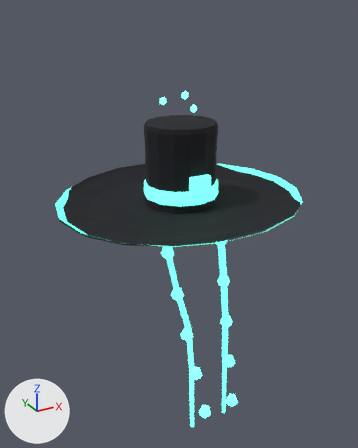
What one commit did to the glTF model assets3d/gear/gear_gat_t5.glb.
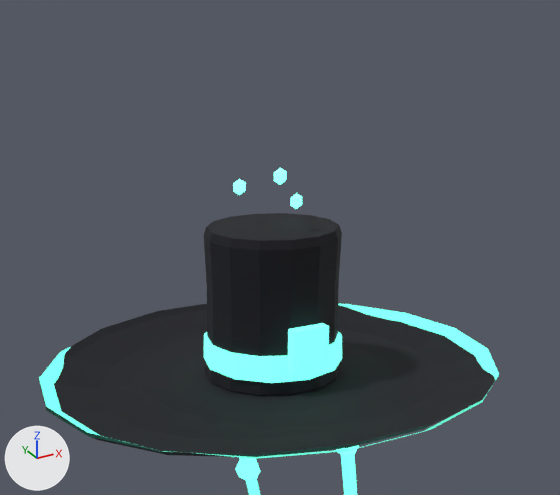
There are two pictures of each version: one whole from a 50 mm lens placed at (-0.784, -1.412, 2.29), pointed at (-0.001, 0.013, 1.578), one close up on the part from 10% to 94% of the width and 0% to 60% of the height. The axes (+X, +Y, +Z) are drawn at lower left. The lights are the same throughout. The last two pictures show the newer version. Vertices at exactly the same position are counted once.

The first close-up shows 'gear_gat_t5'.
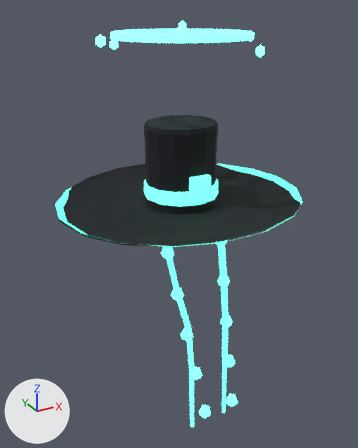
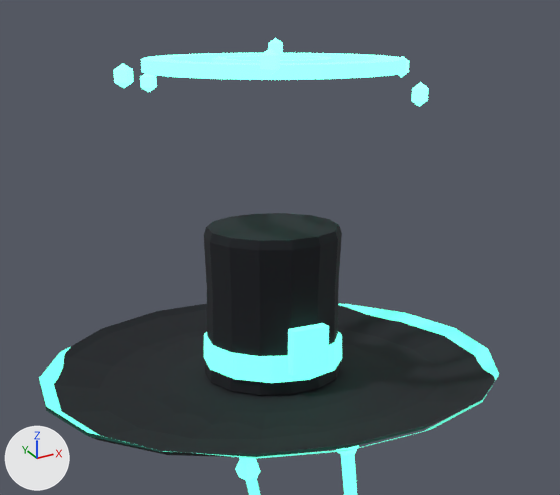
Location of each change, [x1, y1, x2, y2] in pixels of the close-ups (560 x 495 px; the box of a moved part takes in the faces that stretch with it):
'gear_gat_t5', reshaped
    before: [39, 168, 499, 495]
    after: [39, 38, 499, 495]
part 1 of me_gear_gat_t5, moved or reshaped
    before: [290, 193, 302, 209]
    after: [397, 56, 409, 78]
part 2 of me_gear_gat_t5, moved or reshaped
    before: [233, 179, 246, 195]
    after: [268, 38, 283, 53]
part 3 of me_gear_gat_t5, moved or reshaped
    before: [274, 168, 287, 185]
    after: [140, 73, 157, 92]
part 4 of me_gear_gat_t5, added
    after: [113, 63, 134, 88]
part 5 of me_gear_gat_t5, added (green)
    after: [260, 48, 280, 76]
part 6 of me_gear_gat_t5, added
    after: [411, 82, 429, 107]
part 7 of me_gear_gat_t5, added (green)
    after: [141, 53, 406, 80]
part 8 of me_gear_gat_t5, added (green)
    after: [212, 55, 335, 63]

Edits to the bpy script that builds the scene:
```text
Add mat_m__5fe3c0_glow_004:
    mat_m__5fe3c0_glow_004 = principled_material('M_#5FE3C0_glow.004')
    mat_m__5fe3c0_glow_004.base_color = (0.114, 0.774, 0.536)  # green #5fe4c1
    mat_m__5fe3c0_glow_004.roughness = 0.9
    mat_m__5fe3c0_glow_004.emission_color = (0.147, 1.0, 0.692)  # green #6bffd9
    mat_m__5fe3c0_glow_004.emission_strength = 2.478
Change me_gear_gat_t5:
    used by ob_gear_gat_t5; location = (0.0, 0.0, 0.0)
    remove me_gear_gat_t5.from_pydata(...)  # 593 vertices, 1042 faces; spans x -0.43..0.43, y -0.381..0.381, z 0.86..2.054
    add me_gear_gat_t5.from_pydata(...)  # 751 vertices, 1330 faces; spans x -0.43..0.43, y -0.381..0.381, z 0.86..2.244
    me_gear_gat_t5 part 1: the loose piece of 10 vertices spanning x 0.045..0.069, y 0.006..0.03, z 1.966..1.994 is scaled about its middle by 1.29, then moved by (0.203, -0.018, 0.22), in mat_m__5fe3c0_glow_004 (green #5fe4c1, glowing green #6bffd9)
    me_gear_gat_t5 part 2: the loose piece of 10 vertices spanning x -0.056..-0.032, y 0.028..0.053, z 1.996..2.024 is scaled about its middle by 1.29, then moved by (0.174, 0.185, 0.216), in mat_m__5fe3c0_glow_004 (green #5fe4c1, glowing green #6bffd9)
    me_gear_gat_t5 part 3: the loose piece of 10 vertices spanning x -0.031..-0.006, y -0.069..-0.045, z 2.026..2.054 is scaled about its middle by 1.29, then moved by (-0.112, 0.282, 0.134), in mat_m__5fe3c0_glow_004 (green #5fe4c1, glowing green #6bffd9)
    me_gear_gat_t5 part 4: the loose piece of 10 vertices spanning x -0.056..-0.032, y 0.028..0.053, z 1.996..2.024 is copied, and the copy is scaled about its middle by 1.29, then moved by (-0.216, -0.041, 0.19), in mat_m__5fe3c0_glow_004 (green #5fe4c1, glowing green #6bffd9); it spans x -0.276..-0.244, y -0.016..0.016, z 2.182..2.218
    me_gear_gat_t5 part 5: the loose piece of 10 vertices spanning x -0.031..-0.006, y -0.069..-0.045, z 2.026..2.054 is copied, and the copy is scaled about its middle by 1.29, then moved by (-0.112, -0.168, 0.186), in mat_m__5fe3c0_glow_004 (green #5fe4c1, glowing green #6bffd9); it spans x -0.146..-0.114, y -0.241..-0.21, z 2.208..2.244
    me_gear_gat_t5 part 6: the loose piece of 10 vertices spanning x -0.031..-0.006, y -0.069..-0.045, z 2.026..2.054 is copied, and the copy is scaled about its middle by 1.29, then moved by (0.148, -0.168, 0.134), in mat_m__5fe3c0_glow_004 (green #5fe4c1, glowing green #6bffd9); it spans x 0.114..0.146, y -0.241..-0.21, z 2.156..2.192
    me_gear_gat_t5 part 7: a new loose piece of 76 vertices spanning x -0.215..0.215, y -0.212..0.212, z 2.2..2.22, in mat_m__5fe3c0_glow_003 (green #5fe4c1, glowing green #6bffd9)
    me_gear_gat_t5 part 8: a new loose piece of 52 vertices spanning x -0.1..0.1, y -0.1..0.1, z 2.2..2.22, in mat_m__5fe3c0_glow_003 (green #5fe4c1, glowing green #6bffd9)
    add me_gear_gat_t5.materials.append(mat_m__5fe3c0_glow_004)  # green #5fe4c1, glowing green #6bffd9
```
